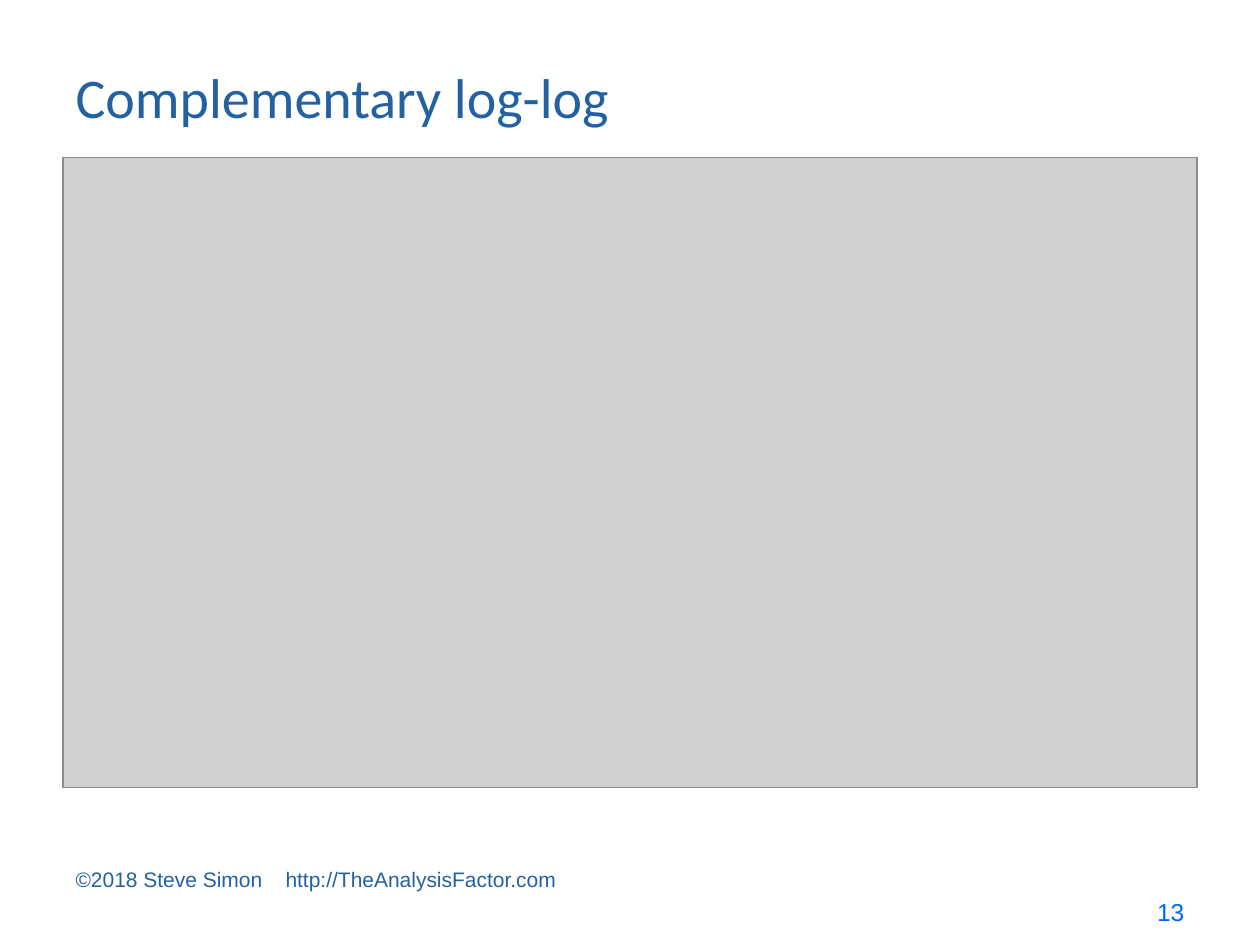
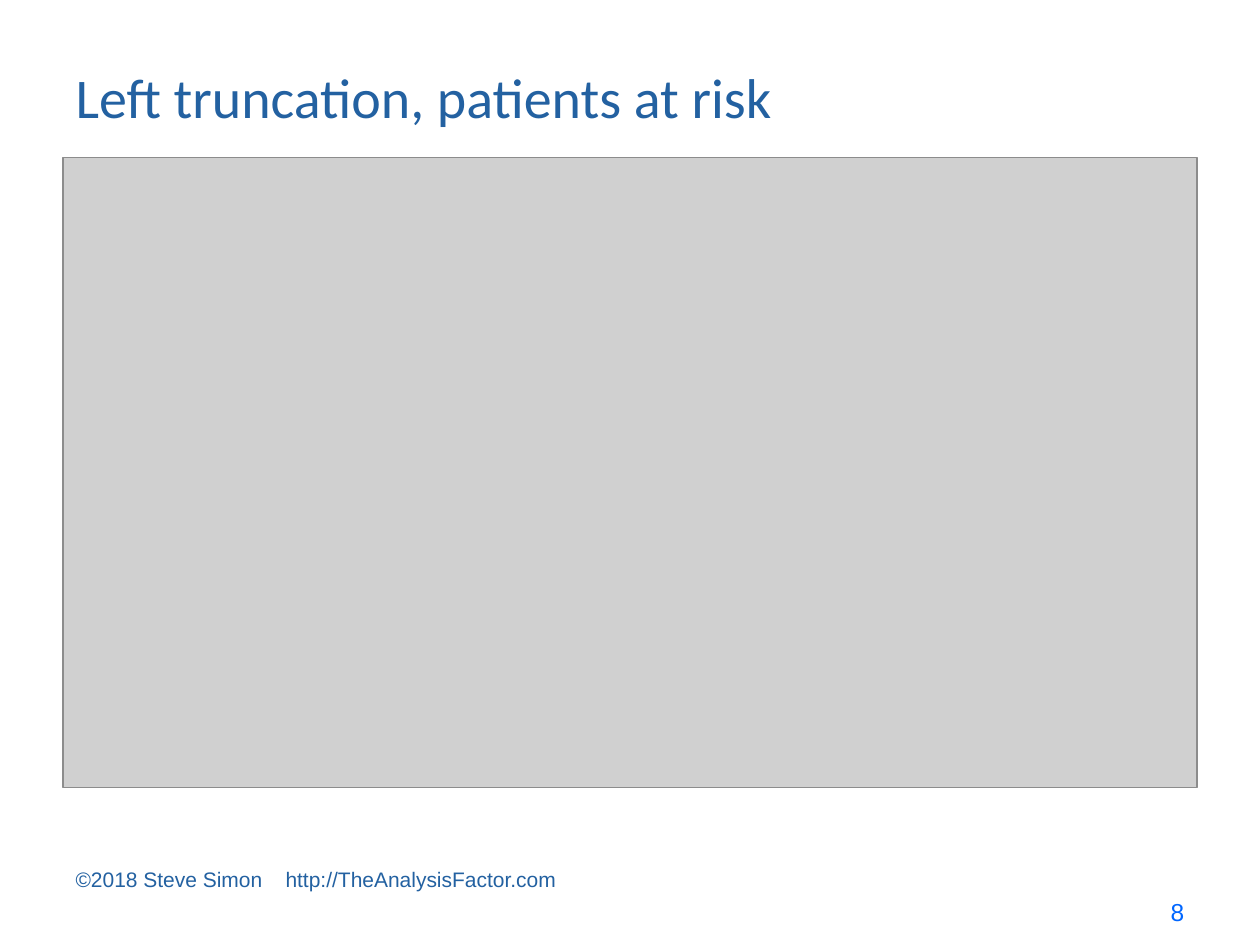
Before and after one commit to pmean/survival-models, a slide deck: slide 8 of bin/survival lecture 7.pptx (slide 13 before the commit). Drawn at 1260x945 pixels with LibreOffice and Linux fonts; fonts in the diff are those of the drawing; grey boxes stand for pictures. Boxes give left, top, right and bottom in pixels: in the first picture for what was removed or moved away, otherwise in the second. Text is boxed around its words. In the diff, an @@ line names an element or a change of style, - is before the commit and + after.

```diff
--- a/bin/survival lecture 7.pptx
+++ b/bin/survival lecture 7.pptx
@@ title at <box>76,79,772,127</box>: text changed @@
-Complementary log-log
+Left truncation, patients at risk
@@ page number at <box>1171,904,1185,922</box>: text changed @@
-13
+8
```
Also in this commit, not shown: 10 other slides changed, 2 slides added, 29 slides removed, 2 other files.
